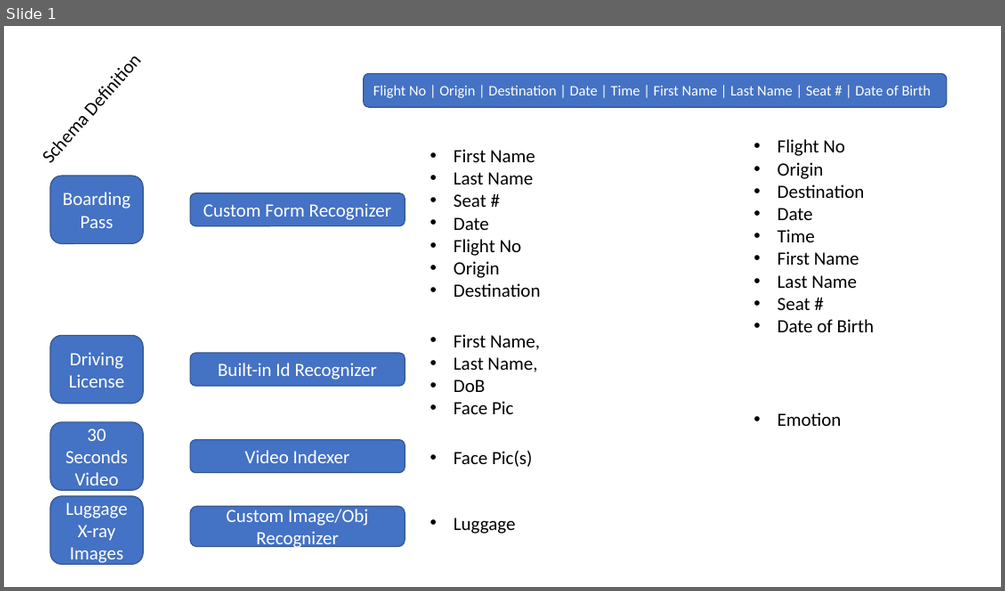
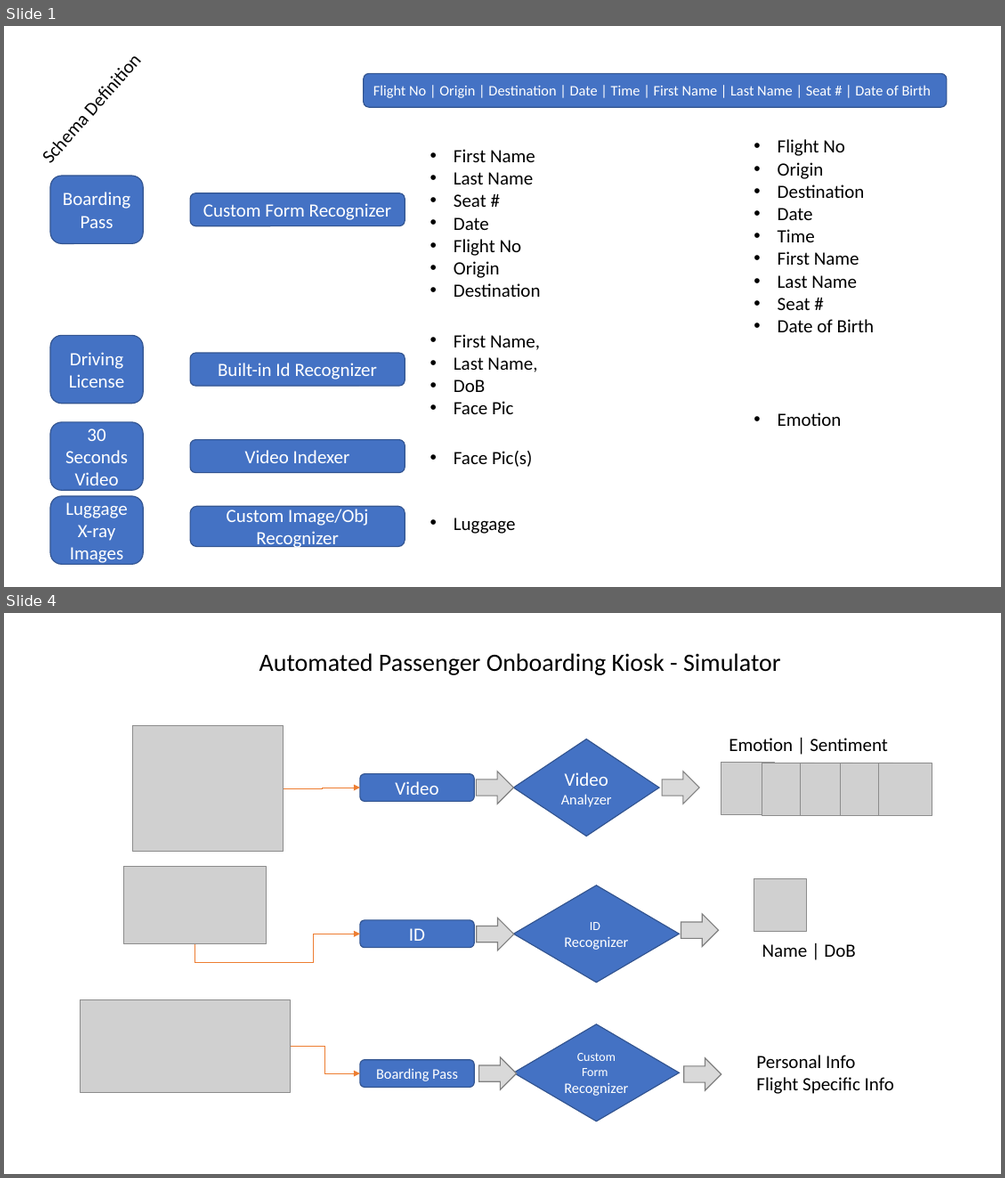
Before and after one commit to KennethTenny/nd073-c3-building-computer-vision-solutions-with-azure-project-starter, a slide deck: avkash-project/Udacity-Design.pptx. Shown one above the other, each under a label of ours: slide 1 before the commit, slides 1 and 4 after it; the slides between them are not shown. The pictures are 1005x591 and 1005x1178 pixels, drawn with LibreOffice and Linux fonts; fonts in the diff are those of the drawing; grey boxes stand for pictures. Boxes give left, top, right and bottom in pixels: in the first picture for what was removed or moved away, otherwise in the second. Text is boxed around its words. In the diff, an @@ line names an element or a change of style, - is before the commit and + after.

```diff
--- a/avkash-project/Udacity-Design.pptx
+++ b/avkash-project/Udacity-Design.pptx
@@ slide 4 added at bbox=[4, 613, 1001, 1174], background #FFFFFF @@
@@ text added at bbox=[259, 653, 781, 675], 24 pt, text #000000 @@
+Automated Passenger Onboarding Kiosk - Simulator
@@ picture added at bbox=[133, 725, 283, 851] @@
@@ diamond added at bbox=[514, 739, 660, 836], fill #4472C4, outline #325491 1 pt, 14 pt, text #FFFFFF @@
+Video
+Analyzer
@@ text added at bbox=[728, 738, 888, 751], 18 pt, text #000000 @@
+Emotion | Sentiment
@@ right arrow added at bbox=[477, 771, 514, 803], fill #D9D9D9, outline #808080 1 pt @@
@@ right arrow added at bbox=[662, 771, 699, 803], fill #D9D9D9, outline #808080 1 pt @@
@@ picture added at bbox=[721, 762, 774, 815] @@
@@ picture added at bbox=[762, 763, 816, 816] @@
@@ picture added at bbox=[801, 763, 853, 816] @@
@@ picture added at bbox=[841, 763, 894, 816] @@
@@ picture added at bbox=[879, 763, 932, 816] @@
@@ elbow arrow added from (283, 788) to (360, 787), #ED7D31 0.5 pt @@
@@ rounded rectangle added at bbox=[360, 774, 474, 802], fill #4472C4, outline #325491 1 pt, 18 pt, text #FFFFFF @@
+Video
@@ picture added at bbox=[123, 866, 266, 943] @@
@@ picture added at bbox=[754, 878, 807, 932] @@
@@ diamond added at bbox=[514, 885, 680, 982], fill #4472C4, outline #325491 1 pt, 14 pt, text #FFFFFF @@
+ID
+Recognizer
@@ rounded rectangle added at bbox=[360, 920, 474, 948], fill #4472C4, outline #325491 1 pt, 18 pt, text #FFFFFF @@
+ID
@@ right arrow added at bbox=[477, 918, 514, 950], fill #D9D9D9, outline #808080 1 pt @@
@@ right arrow added at bbox=[680, 914, 718, 946], fill #D9D9D9, outline #808080 1 pt @@
@@ elbow arrow added from (194, 943) to (360, 933), #ED7D31 0.5 pt @@
@@ text added at bbox=[762, 944, 855, 957], 18 pt, text #000000 @@
+Name | DoB
@@ picture added at bbox=[81, 1000, 290, 1093] @@
@@ diamond added at bbox=[514, 1024, 680, 1121], fill #4472C4, outline #325491 1 pt, 12 pt, text #FFFFFF @@
+Custom
+Form
+Recognizer
@@ elbow arrow added from (290, 1046) to (360, 1074), #ED7D31 0.5 pt @@
@@ rounded rectangle added at bbox=[360, 1060, 474, 1087], fill #4472C4, outline #325491 1 pt, 14 pt, text #FFFFFF @@
+Boarding Pass
@@ right arrow added at bbox=[479, 1057, 517, 1089], fill #D9D9D9, outline #808080 1 pt @@
@@ right arrow added at bbox=[684, 1058, 721, 1090], fill #D9D9D9, outline #808080 1 pt @@
@@ text added at bbox=[756, 1054, 894, 1094], 18 pt, text #000000 @@
+Personal Info
+Flight Specific Info
```
Also in this commit, not shown: 2 slides changed, 1 other slide added, 14 other files.
